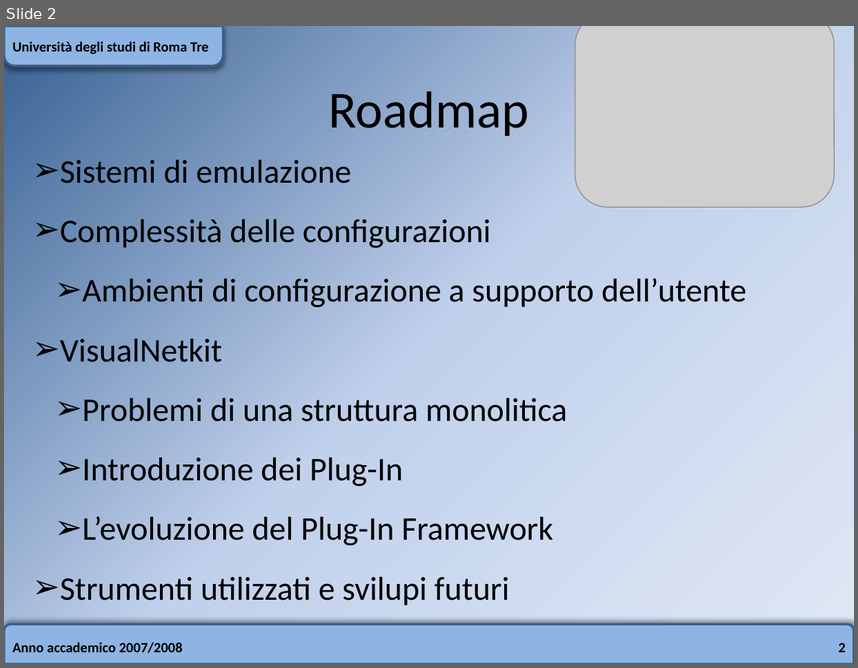
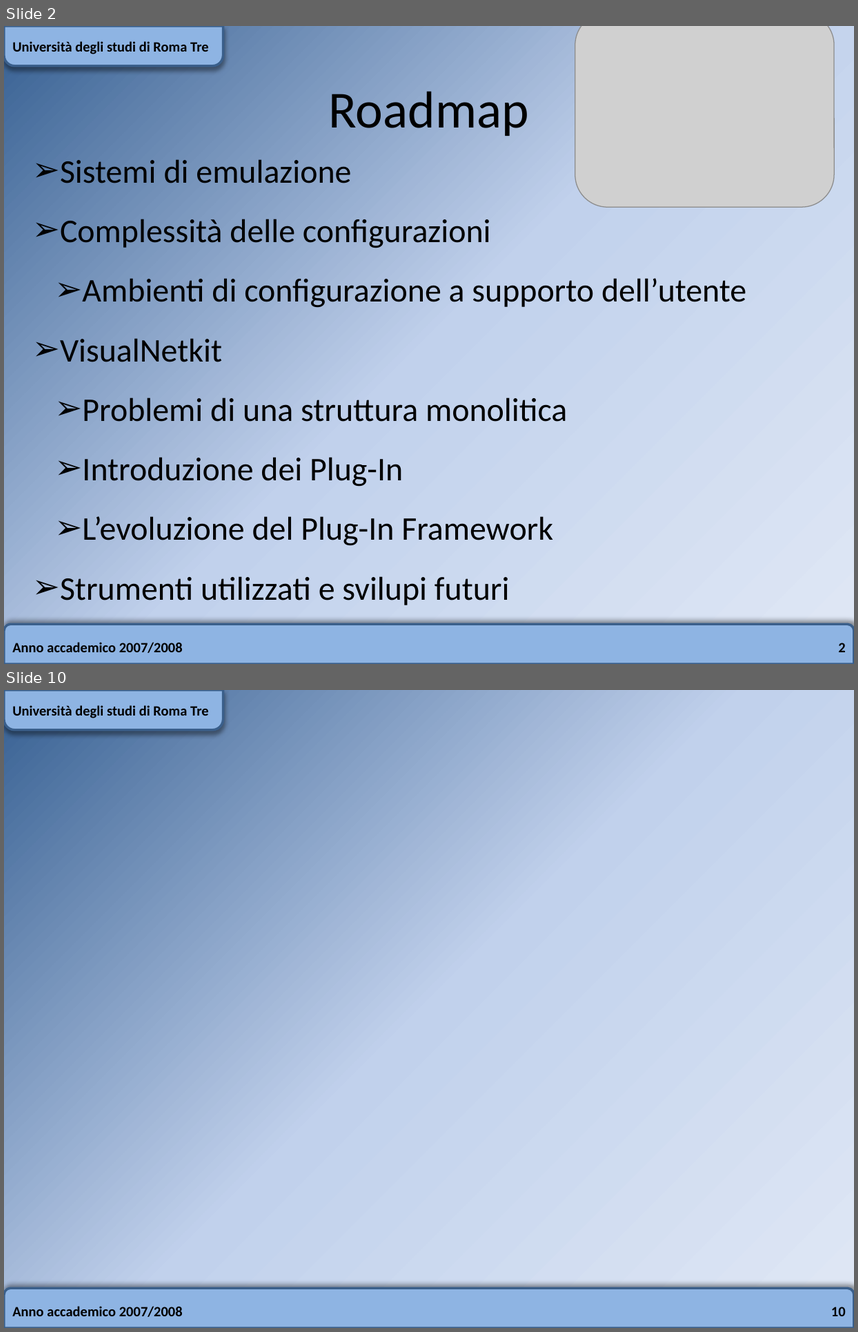
Before and after one commit to slux83/visual-netkit, a slide deck: thesis_adf/presentazione_tesi/presentazione.pptx. Shown one above the other, each under a label of ours: slide 2 before the commit, slides 2 and 10 after it; the slides between them are not shown. The pictures are 858x668 and 858x1332 pixels, drawn with LibreOffice and Linux fonts; fonts in the diff are those of the drawing; grey boxes stand for pictures. Boxes give left, top, right and bottom in pixels: in the first picture for what was removed or moved away, otherwise in the second. Text is boxed around its words. In the diff, an @@ line names an element or a change of style, - is before the commit and + after.

```diff
--- a/thesis_adf/presentazione_tesi/presentazione.pptx
+++ b/thesis_adf/presentazione_tesi/presentazione.pptx
@@ slide 10 added at (x1=4, y1=690, x2=854, y2=1328), background gradient #376092 to #C2D1ED to #E1E8F5; not listed: 2 template elements that a slide beside it also shows @@
@@ text added at (x1=12, y1=705, x2=209, y2=718), 12 pt, text #000000, bold @@
+Università degli studi di Roma Tre
@@ text added at (x1=12, y1=1305, x2=183, y2=1317), 12 pt, text #000000, bold @@
+Anno accademico 2007/2008
@@ page number added at (x1=831, y1=1306, x2=846, y2=1316), 12 pt, text #000000, bold @@
+10
```
Also in this commit, not shown: 2 slides changed, 5 other slides added.
